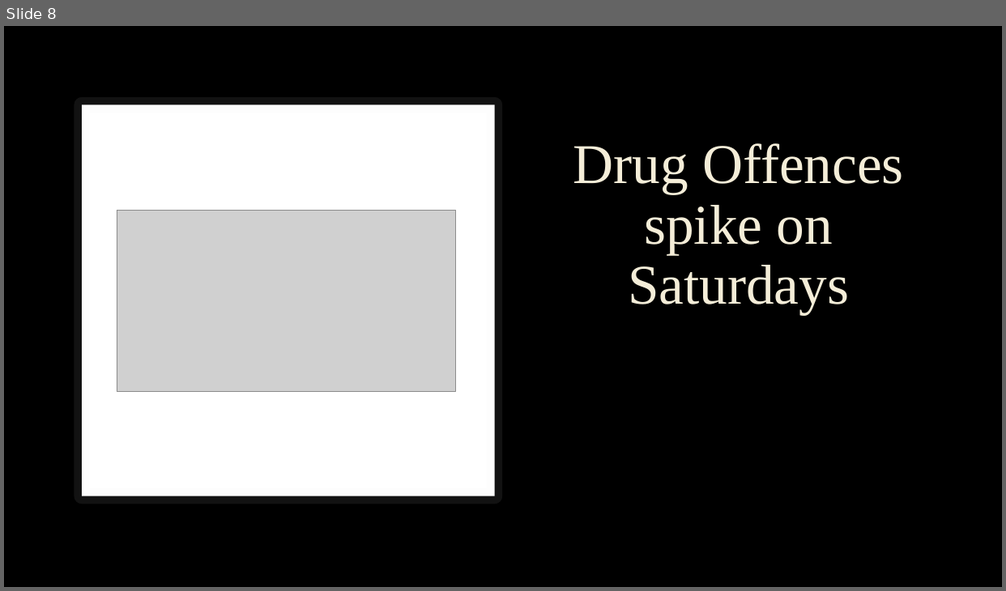
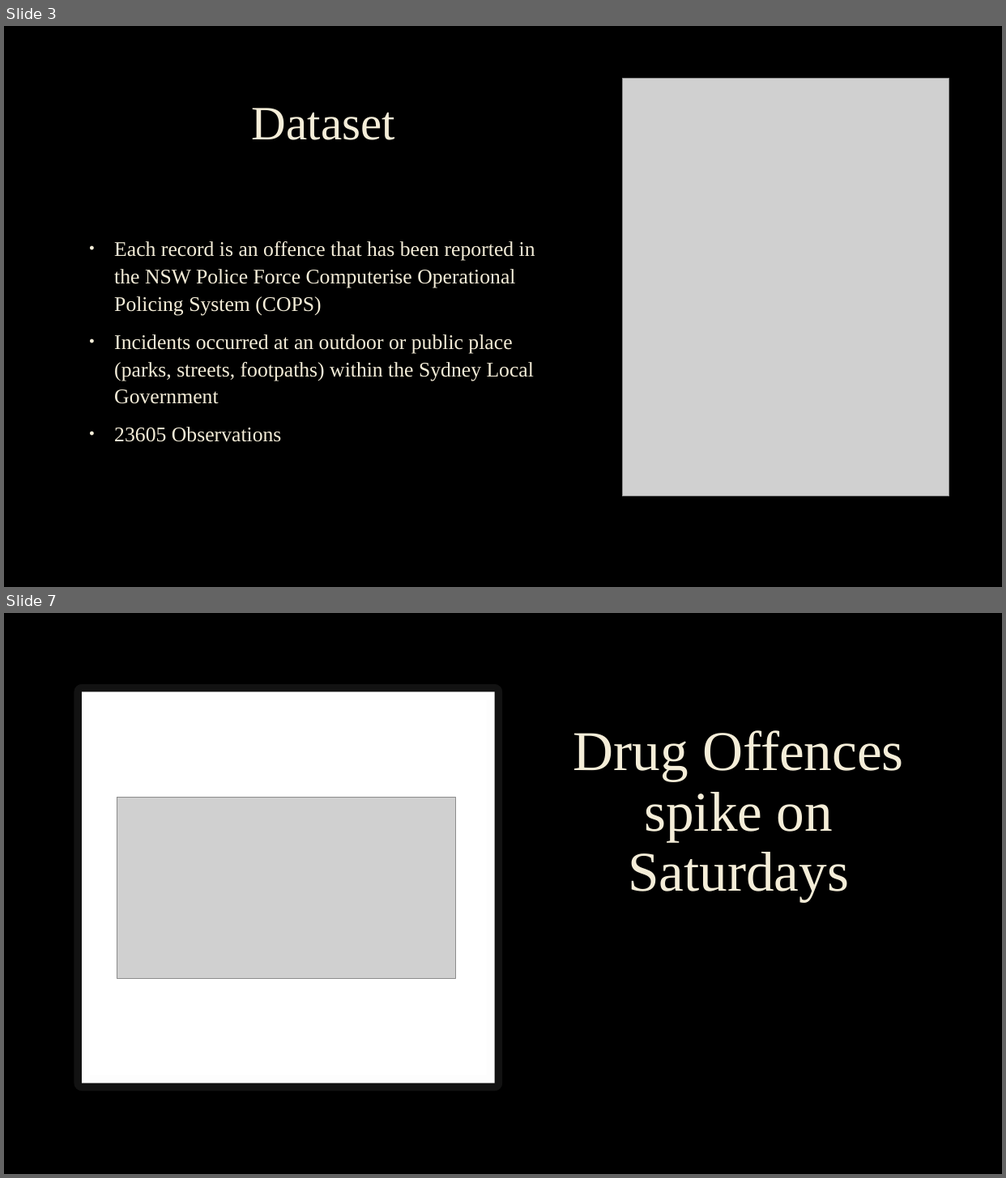
Before and after one commit to sebgiunta/IOD_Mini_Project_1_crimedata, a slide deck: iod_mini_project_crime_data.pptx. Shown one above the other, each under a label of ours: slide 8 before the commit, slides 3 and 7 after it; the slides between them are not shown. The pictures are 1006x591 and 1006x1178 pixels, drawn with LibreOffice and Linux fonts; fonts in the diff are those of the drawing; grey boxes stand for pictures; background and template pictures are left out. Boxes give left, top, right and bottom in pixels: in the first picture for what was removed or moved away, otherwise in the second. Text is boxed around its words. In the diff, an @@ line names an element or a change of style, - is before the commit and + after.

```diff
--- a/iod_mini_project_crime_data.pptx
+++ b/iod_mini_project_crime_data.pptx
@@ slide 3 added at (4,26,1002,587), background picture (left out) @@
@@ picture added at (622,79,949,496) @@
@@ title added at (252,108,395,140), 46 pt, text #F4EDD8 @@
+Dataset
@@ text added at (114,241,535,442), 20 pt, text #F4EDD8 @@
+• Each record is an offence that has been reported in the NSW Police Force Computerise Operational Policing System (COPS)
+• Incidents occurred at an outdoor or public place (parks, streets, footpaths) within the Sydney Local Government
+• 23605 Observations
@@ what was slide 8 is now slide 7 @@
```
Also in this commit, not shown: 8 slides changed, 3 other slides added, 1 slide removed, 1 other file.
